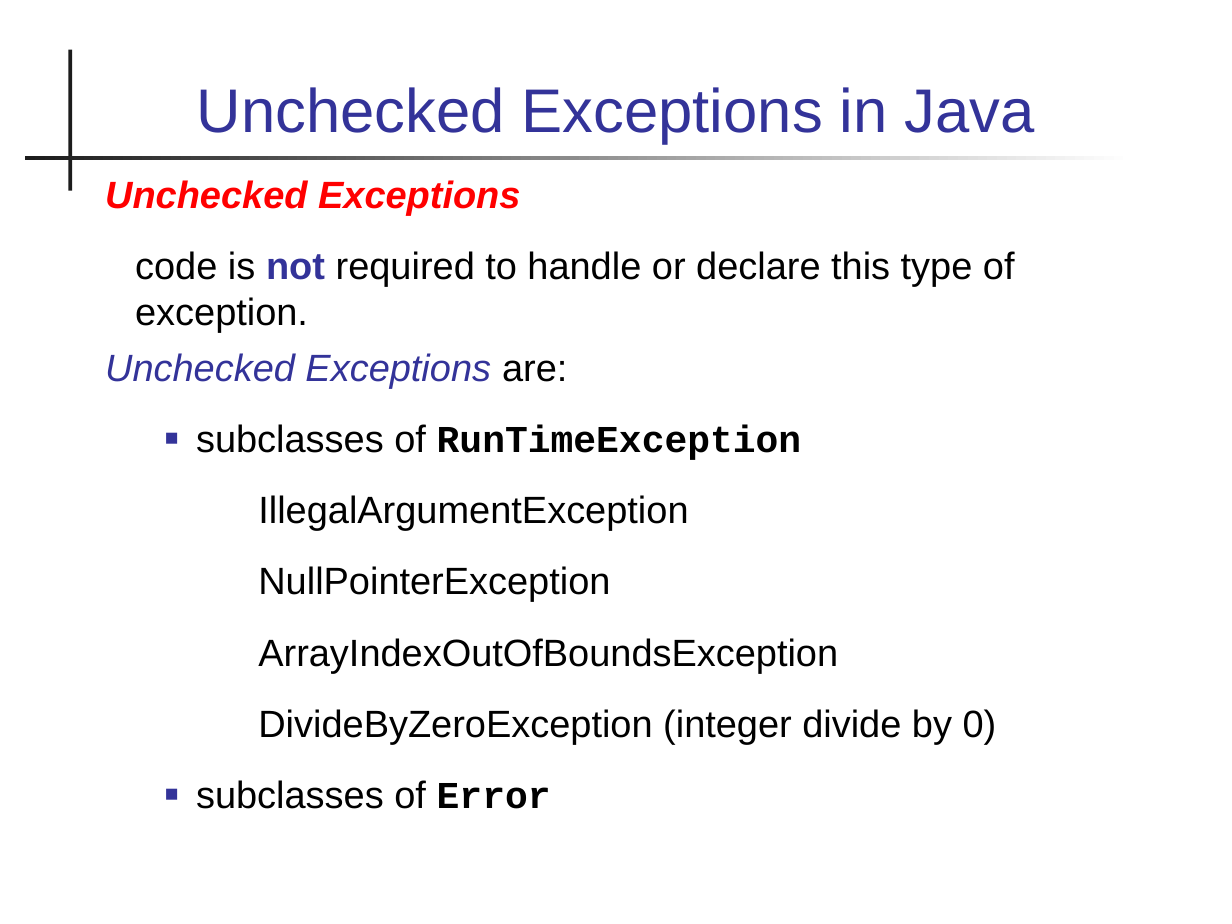
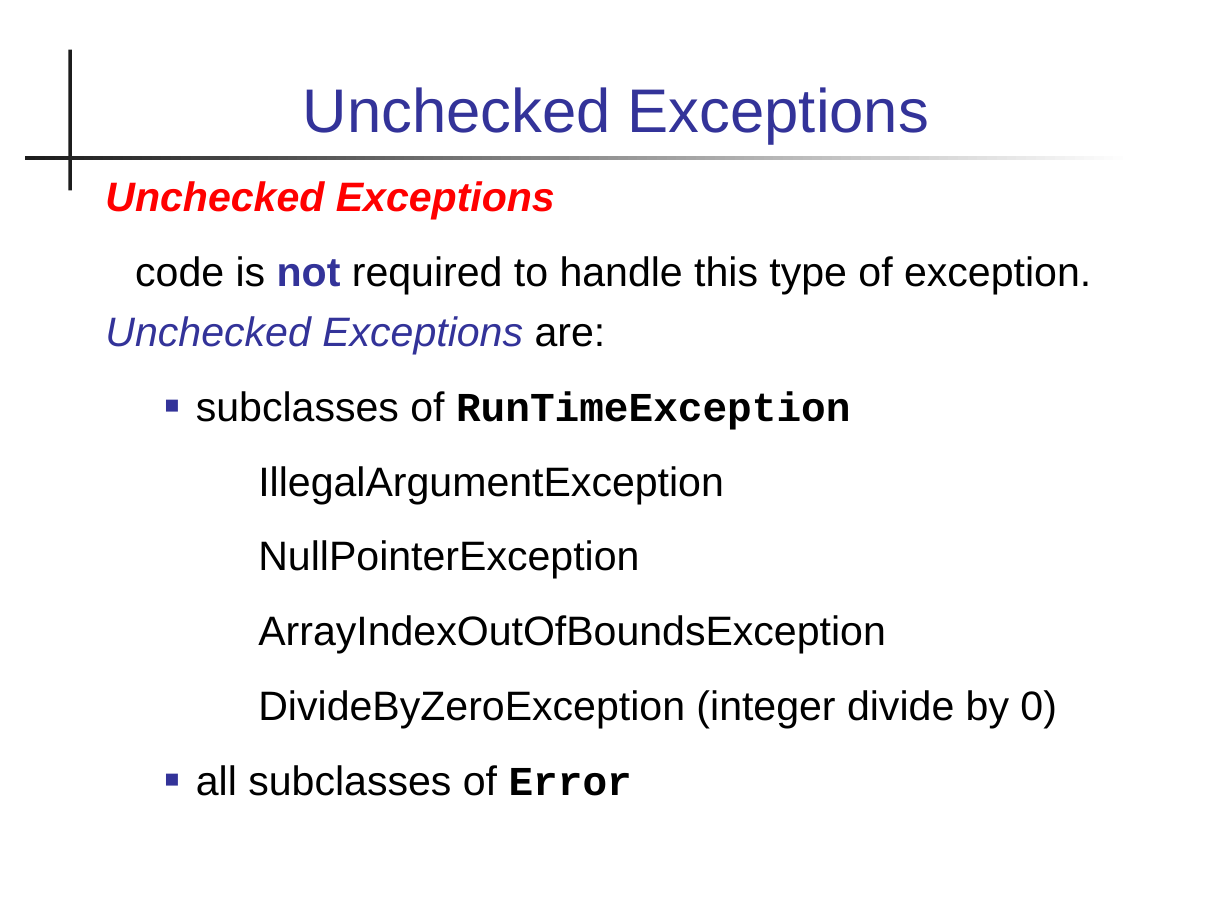
Before and after one commit to skeoop/skeoop.github.io, a slide deck: slide 31 of week6/Exceptions.ppt (slide 24 before the commit). Drawn at 1232x924 pixels with LibreOffice and Linux fonts; fonts in the diff are those of the drawing. Boxes give left, top, right and bottom in pixels: in the first picture for what was removed or moved away, otherwise in the second. Text is boxed around its words. In the diff, an @@ line names an element or a change of style, - is before the commit and + after.

Commit message:
update slides on exceptions

```diff
--- a/week6/Exceptions.ppt
+++ b/week6/Exceptions.ppt
@@ title at (x1=303, y1=87, x2=929, y2=144): text changed @@
-Unchecked Exceptions in Java
+Unchecked Exceptions
@@ text at (x1=105, y1=181, x2=1057, y2=729): size 22.2 to 24 pt in "Unchecked Exceptions", "Unchecked Exceptions are:", "subclasses of RunTimeException", "IllegalArgumentException" and 3 more places @@
@@ text at (x1=135, y1=256, x2=1091, y2=294): text changed; size 22.2 to 24 pt @@
-code is not required to handle or declare this type of exception.
+code is not required to handle this type of exception.
@@ text at (x1=196, y1=765, x2=632, y2=796): text changed; size 22.2 to 24 pt @@
-  ■ subclasses of Error
+  ■ all subclasses of Error
```
Also in this commit, not shown: 17 other slides changed, 13 slides added, 2 slides removed.
